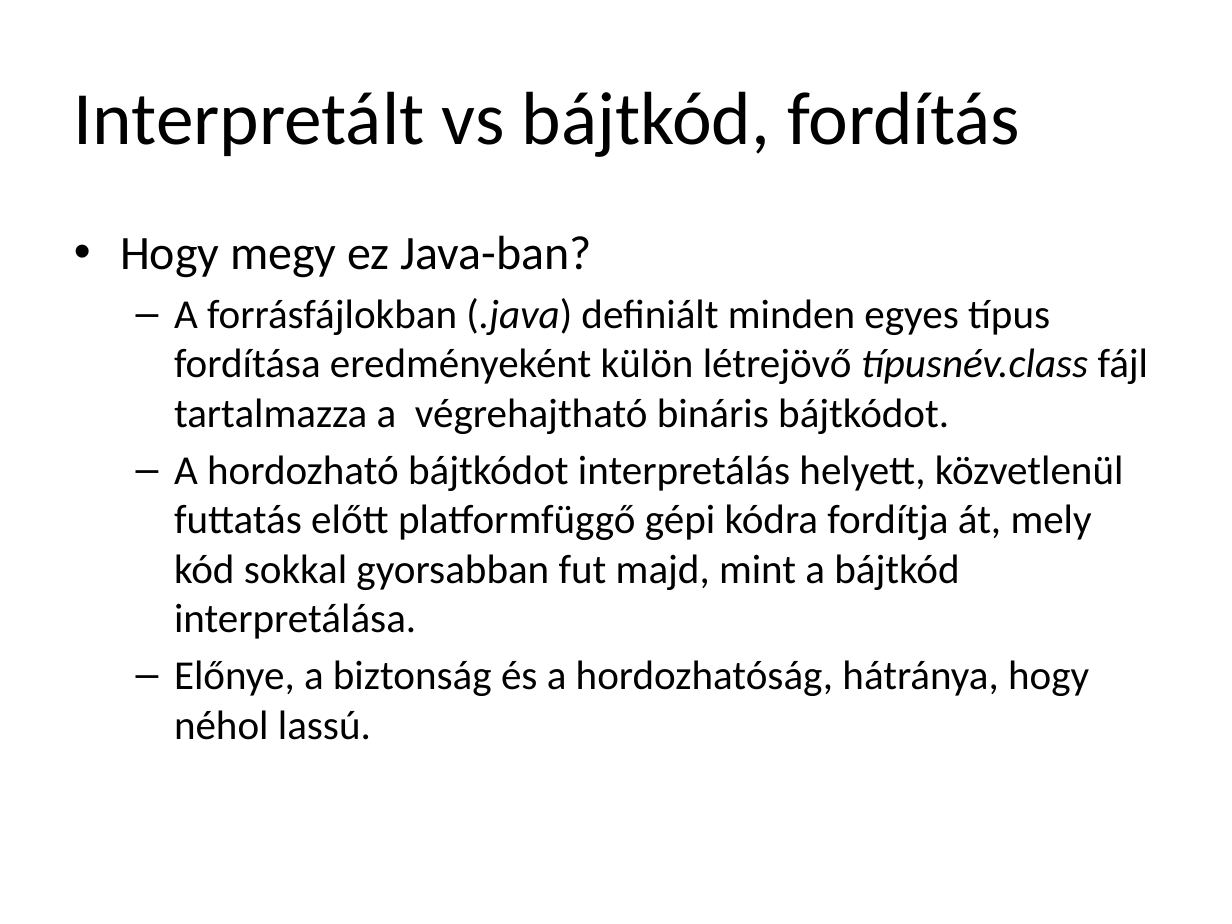
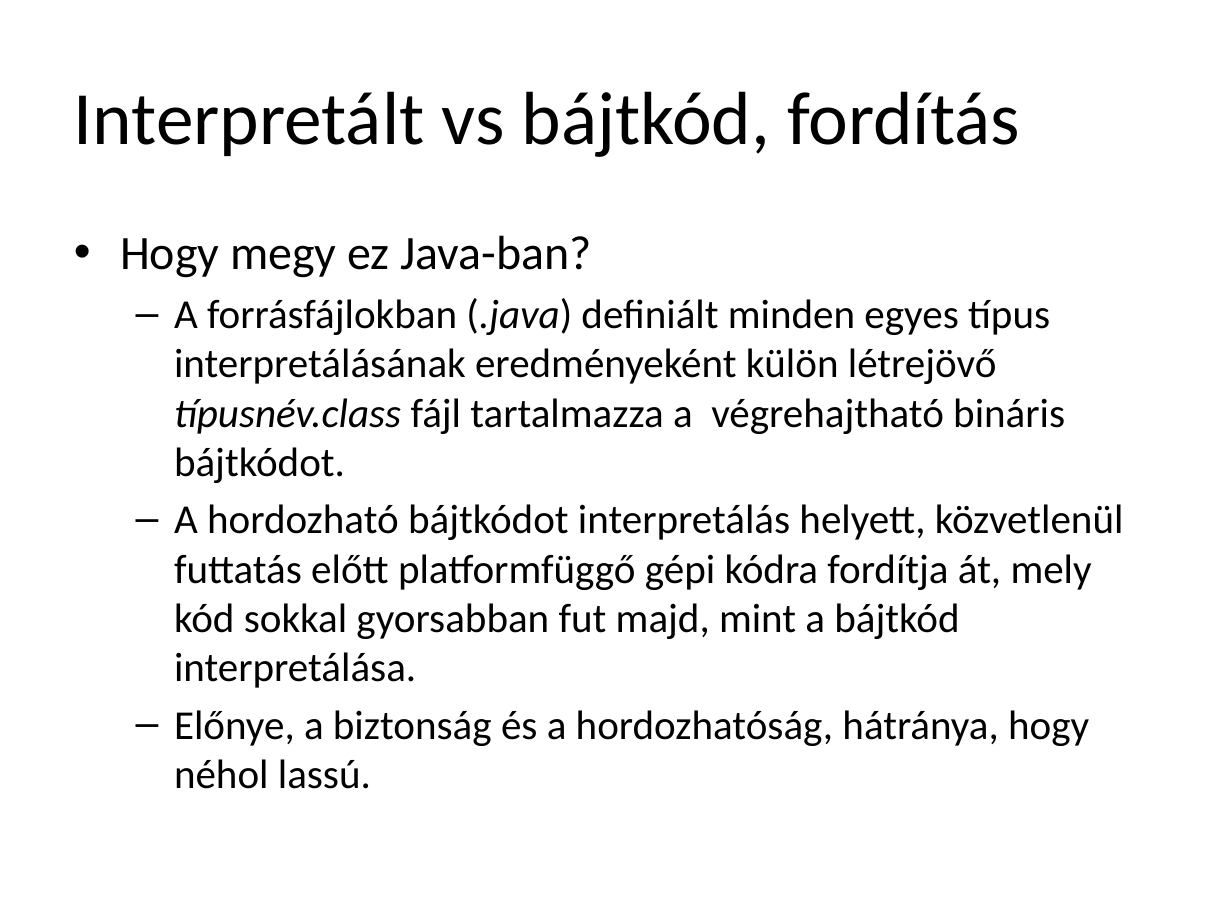
Before and after one commit to torokmark/cppgyak_jegyzet, a slide deck: slide 36 of programozasi_nyelvek_cpp_gyak01.pptx (slide 35 before the commit). Drawn at 1232x924 pixels with LibreOffice and Linux fonts; fonts in the diff are those of the drawing. Boxes give left, top, right and bottom in pixels: in the first picture for what was removed or moved away, otherwise in the second. Text is boxed around its words. In the diff, an @@ line names an element or a change of style, - is before the commit and + after.

```diff
--- a/programozasi_nyelvek_cpp_gyak01.pptx
+++ b/programozasi_nyelvek_cpp_gyak01.pptx
@@ text at (x1=174, y1=298, x2=1065, y2=483): text changed @@
-  – A forrásfájlokban (.java) definiált minden egyes típus fordítása eredményeként külön létrejövő típusnév.class fájl tartalmazza a végrehajtható bináris bájtkódot.
+  – A forrásfájlokban (.java) definiált minden egyes típus interpretálásának eredményeként külön létrejövő típusnév.class fájl tartalmazza a végrehajtható bináris bájtkódot.
```
Also in this commit, not shown: 13 other slides changed, 2 slides added, 1 slide removed, 1 other file.
